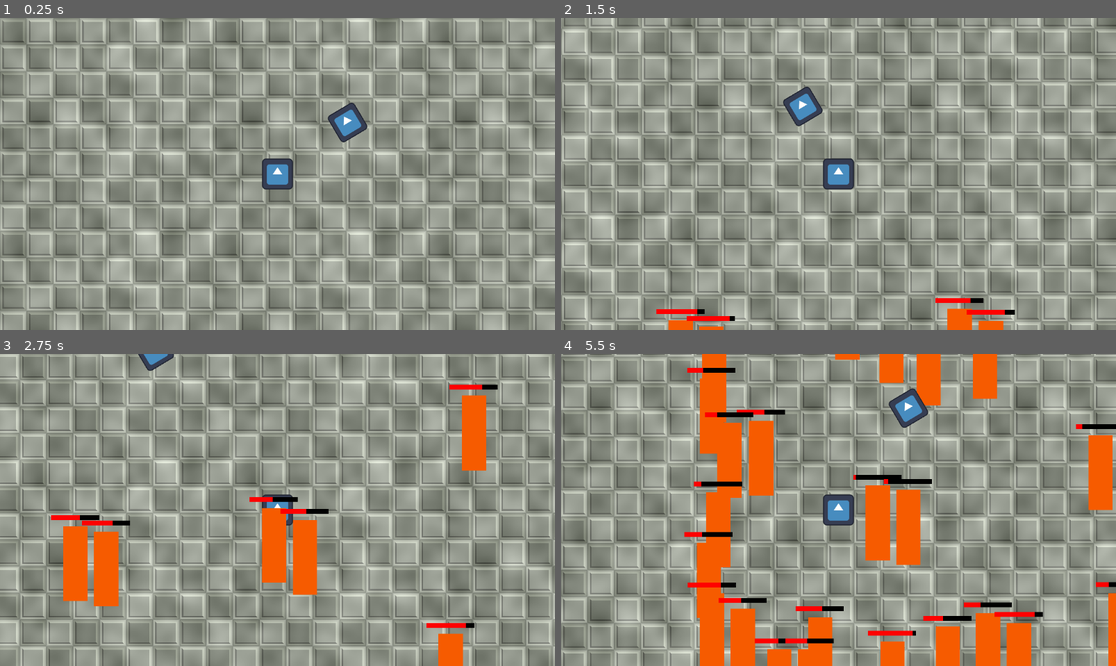
Above: before the commit, frames 1-4 (two rows, left to right).
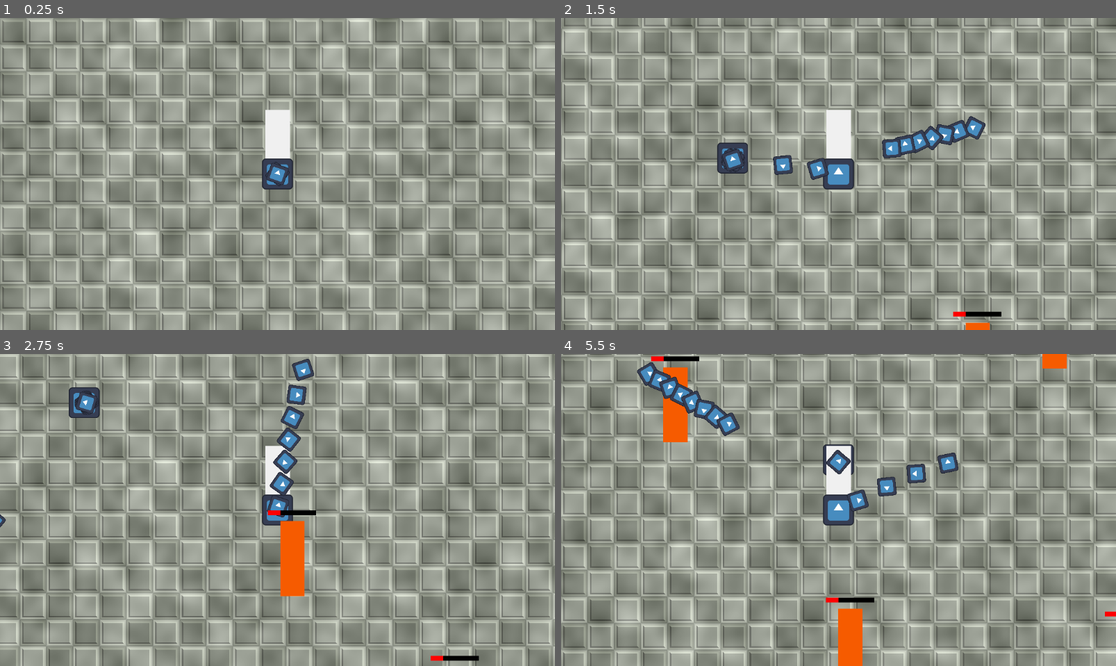
Above: after the commit, the same moments.

Repository: artmouse155/Escape-Minimum-Wage
Game: Godot game, scene res://main.tscn
Two runs of this game, one before a commit and one after it. Both use one fixed random seed, a clock stepped at 60 frames per second and the inputs below. The engine's default icon, where the game draws it, is replaced by a stand-in: a white triangle on a blue panel in a dark square.
Inputs (mouse positions are in pixels of both pictures, inside the frame that each line leads up to):
- Up to frame 1 (0.25 s): no input
- Up to frame 2 (1.5 s): tap Enter at 0.5 s; move the mouse to (960, 158) at 0.52 s; hold Right (right) 0.53-1.28 s; move the mouse to (727, 189) at 1.27 s; hold S (down) from 1.28 s (still down)
- Up to frame 3 (2.75 s): move the mouse to (333, 441) at 2.02 s; release S (down) at 2.03 s; hold Right (right) from 2.03 s (still down)
- Up to frame 4 (5.5 s): move the mouse to (810, 572) at 2.77 s; release Right (right) at 2.78 s; hold W (up) 2.78-3.53 s; move the mouse to (1005, 556) at 3.52 s; hold A (left) 3.53-5.03 s; move the mouse to (672, 463) at 4.27 s; move the mouse to (866, 510) at 5.02 s; hold S (down) from 5.03 s (still down)

The runs differ from the first frame. In frame 1, 1.4% of the frame differs, in the area x 47-67%, y 27-54%; in frame 2, 4.5%; in frame 3, 8.7%; in frame 4, 22%, in the area x 13-100%, y 0-100%.

Commit message:
Adding Bullets

Diff:
--- a/escape-minimum-wage/Game/World/Enemy/enemy.gd
+++ b/escape-minimum-wage/Game/World/Enemy/enemy.gd
@@ -39,7 +39,6 @@
 		state.apply_central_force(ACCEL * dir_vector)
 	else:
 		state.apply_central_force(PLAYER_BOUNCE_BACK * -dir_vector)
-	health -= 1
 
 func take_damage_from_player(dmg: int) -> void:
 	health -= dmg
@@ -53,9 +52,15 @@
 
 
 func _on_body_entered(body: Node) -> void:
-	if body is Player:
-		touching_player = true
-		take_damage_from_player(50)
+	match body:
+		Player:
+			touching_player = true
+			take_damage_from_player(20)
+		Resume:
+			take_damage_from_player(body.damage)
+			body.impact()
+			print("Ouch!")
+	print(body)
 
 
 func _on_body_exited(body: Node) -> void:
--- a/escape-minimum-wage/Game/World/Enemy/enemy.tscn
+++ b/escape-minimum-wage/Game/World/Enemy/enemy.tscn
@@ -8,6 +8,7 @@
 size = Vector2(128, 129)
 
 [node name="Enemy" type="RigidBody2D" node_paths=PackedStringArray("HealthBar") groups=["Enemy"]]
+collision_mask = 3
 gravity_scale = 0.0
 lock_rotation = true
 contact_monitor = true
--- a/escape-minimum-wage/Game/World/enemy_spawner.gd
+++ b/escape-minimum-wage/Game/World/Enemy/enemy_spawner.gd
@@ -4,11 +4,11 @@
 @export var Follow: PathFollow2D
 
 @export var EnemyScene: PackedScene
-@export var player: Player
+@export var PlayerNode: Player
 
-const MAX_ENEMIES = 100
+const MAX_ENEMIES = 10
 
-const SPAWN_RATE = 0.1 # Enemies to spawn per second
+const SPAWN_RATE = .5 # Enemies to spawn per second
 
 var time_counter := 0.0
 
@@ -28,7 +28,7 @@
 func spawn_enemy(pos: Vector2) -> void:
 	assert(EnemyScene, "No EnemyScene")
 	var enemy : Enemy = EnemyScene.instantiate()
-	enemy.init(pos, player)
+	enemy.init(pos, PlayerNode)
 	add_child(enemy)
 
 
--- /dev/null
+++ b/escape-minimum-wage/Game/World/Player/Projectiles/Resume/resume.gd
@@ -0,0 +1,25 @@
+class_name Resume extends RigidBody2D
+
+var velocity = Vector2.ZERO
+var damage = 0
+
+const ROT_VEL := 20
+
+func init(direction: Vector2, speed: float, _damage: float) -> void:
+	linear_velocity = direction * speed
+	damage = _damage
+	angular_velocity = ROT_VEL
+
+# Called every frame. 'delta' is the elapsed time since the previous frame.
+#func _physics_process(delta: float) -> void:
+	#position += (velocity * delta)
+	#rotation += (ROT_VEL * delta)
+
+
+#func _on_body_entered(body: Node2D) -> void:
+	#if body is Enemy:
+		#body.take_damage_from_player(damage)
+		#impact()
+
+func impact() -> void:
+	queue_free()
--- /dev/null
+++ b/escape-minimum-wage/Game/World/Player/Projectiles/Resume/resume.tscn
@@ -0,0 +1,20 @@
+[gd_scene load_steps=4 format=3 uid="uid://detvmwgrdvv5y"]
+
+[ext_resource type="Script" uid="uid://xrupqsabptly" path="res://Game/World/Player/Projectiles/Resume/resume.gd" id="1_2xr3w"]
+[ext_resource type="Texture2D" uid="uid://dsswp2x7dcaed" path="res://icon.svg" id="2_fhi2x"]
+
+[sub_resource type="RectangleShape2D" id="RectangleShape2D_5v2ef"]
+size = Vector2(74, 74)
+
+[node name="Resume" type="RigidBody2D"]
+collision_layer = 2
+collision_mask = 0
+gravity_scale = 0.0
+script = ExtResource("1_2xr3w")
+
+[node name="Sprite2D" type="Sprite2D" parent="."]
+scale = Vector2(0.6, 0.6)
+texture = ExtResource("2_fhi2x")
+
+[node name="CollisionShape2D" type="CollisionShape2D" parent="."]
+shape = SubResource("RectangleShape2D_5v2ef")
--- /dev/null
+++ b/escape-minimum-wage/Game/World/Player/resume_spawner.gd
@@ -0,0 +1,29 @@
+extends Node2D
+
+@export var ResumeScene : PackedScene
+
+const SPAWN_RATE := 0.1 # Enemies to spawn per second
+const RESUME_SPEED := 1200.0
+const RESUME_DAMAGE := 100
+
+var time_counter := 0.0
+
+# Called when the node enters the scene tree for the first time.
+func _ready() -> void:
+	pass # Replace with function body.
+
+func spawn_resumes(num : int):
+	for i in range(num):
+		spawn_resume(global_position.direction_to(get_global_mouse_position()))
+
+func spawn_resume(direction: Vector2):
+	assert(ResumeScene, "No ResumeScene")
+	var resume: Resume = ResumeScene.instantiate()
+	resume.init(direction, RESUME_SPEED, RESUME_DAMAGE)
+	add_child(resume)
+
+func _process(delta: float) -> void:
+	time_counter += delta
+	if time_counter > SPAWN_RATE:
+		time_counter = time_counter - SPAWN_RATE
+		spawn_resumes(1)
--- a/escape-minimum-wage/Game/World/world.tscn
+++ b/escape-minimum-wage/Game/World/world.tscn
@@ -1,10 +1,12 @@
-[gd_scene load_steps=8 format=3 uid="uid://b25h3roe75kgy"]
+[gd_scene load_steps=10 format=3 uid="uid://b25h3roe75kgy"]
 
 [ext_resource type="Script" uid="uid://dkew54sl1666s" path="res://Game/World/world.gd" id="1_daxxa"]
 [ext_resource type="Script" uid="uid://ckkjnd206unei" path="res://Game/World/player.gd" id="1_eof05"]
 [ext_resource type="Texture2D" uid="uid://dsswp2x7dcaed" path="res://icon.svg" id="1_v7yag"]
-[ext_resource type="Script" uid="uid://c3v2io5647yh3" path="res://Game/World/enemy_spawner.gd" id="1_yyydc"]
+[ext_resource type="Script" uid="uid://c3v2io5647yh3" path="res://Game/World/Enemy/enemy_spawner.gd" id="1_yyydc"]
 [ext_resource type="PackedScene" uid="uid://ywfs1lsjairk" path="res://Game/World/Enemy/enemy.tscn" id="2_cx28n"]
+[ext_resource type="Script" uid="uid://bvdcfn0q13bj1" path="res://Game/World/Player/resume_spawner.gd" id="6_ltd38"]
+[ext_resource type="PackedScene" uid="uid://detvmwgrdvv5y" path="res://Game/World/Player/Projectiles/Resume/resume.tscn" id="7_i842q"]
 
 [sub_resource type="Curve2D" id="Curve2D_v7yag"]
 _data = {
@@ -23,17 +25,15 @@
 Camera = NodePath("Player/Camera")
 
 [node name="Sprite2D" type="Sprite2D" parent="."]
-position = Vector2(291, -214)
-rotation = -0.537181
 texture = ExtResource("1_v7yag")
 
-[node name="EnemySpawner" type="Node2D" parent="." node_paths=PackedStringArray("SpawnPath", "Follow", "player")]
+[node name="EnemySpawner" type="Node2D" parent="." node_paths=PackedStringArray("SpawnPath", "Follow", "PlayerNode")]
 y_sort_enabled = true
 script = ExtResource("1_yyydc")
 SpawnPath = NodePath("../Player/SpawnPath")
 Follow = NodePath("../Player/SpawnPath/Follow")
 EnemyScene = ExtResource("2_cx28n")
-player = NodePath("../Player")
+PlayerNode = NodePath("../Player")
 
 [node name="Player" type="RigidBody2D" parent="."]
 mass = 10.0
@@ -43,6 +43,21 @@
 script = ExtResource("1_eof05")
 
 [node name="Sprite" type="Sprite2D" parent="Player"]
+visible = false
+texture = ExtResource("1_v7yag")
+
+[node name="ColorRect" type="ColorRect" parent="Player"]
+offset_left = -49.0
+offset_top = -265.0
+offset_right = 52.0
+offset_bottom = 46.0
+color = Color(0.94, 0.94, 0.94, 1)
+
+[node name="ResumeSpawner" type="Node2D" parent="Player"]
+script = ExtResource("6_ltd38")
+ResumeScene = ExtResource("7_i842q")
+
+[node name="Sprite2D" type="Sprite2D" parent="Player/ResumeSpawner"]
 texture = ExtResource("1_v7yag")
 
 [node name="Camera" type="Camera2D" parent="Player"]
--- a/escape-minimum-wage/Game/game.gd
+++ b/escape-minimum-wage/Game/game.gd
@@ -4,7 +4,7 @@
 
 @export var background_tiles: ShaderMaterial
 
-func _process(delta: float) -> void:
+func _process(_delta: float) -> void:
 	assert(background_tiles, "Background Tiles not connected")
 	assert(WorldNode, "No world node found")
 	background_tiles.set_shader_parameter("offset", WorldNode.PlayerNode.position)
Renamed: escape-minimum-wage/Game/World/enemy_spawner.gd.uid -> escape-minimum-wage/Game/World/Enemy/enemy_spawner.gd.uid
Not shown, added: escape-minimum-wage/Game/World/Player/Projectiles/Resume/resume.gd.uid
Not shown, added: escape-minimum-wage/Game/World/Player/resume_spawner.gd.uid
